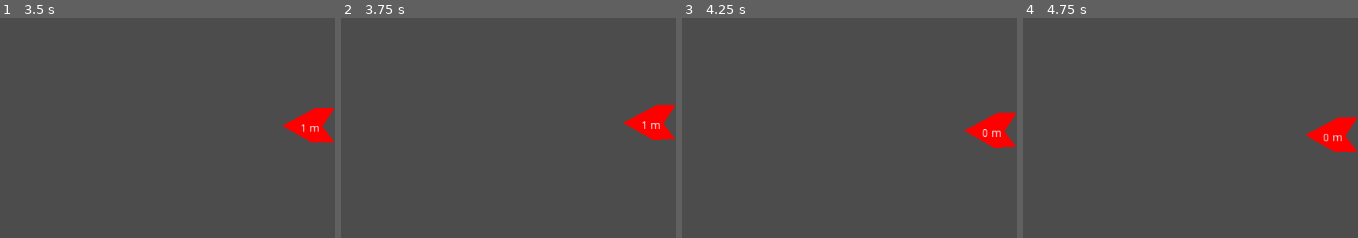
Above: before the commit, frames 1-4 (left to right).
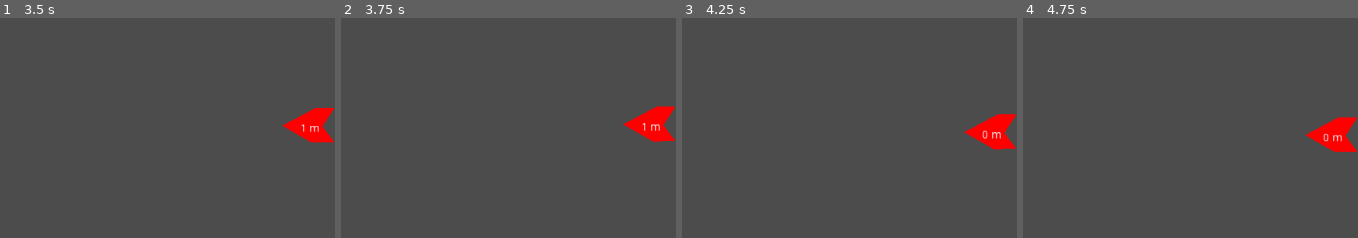
Above: after the commit, the same moments.

Repository: ludum-rlyeh/LD49-Unstable
Game: Godot game, scene res://Scenes/LevelTest.tscn
Two runs of this game, one before a commit and one after it. Both use one fixed random seed, a clock stepped at 60 frames per second and the inputs below. The engine's default icon, where the game draws it, is replaced by a stand-in: a white triangle on a blue panel in a dark square.
Inputs:
- Up to frame 1 (3.5 s): tap Enter (ui_accept) at 0.5, 0.77, 1.52, 3.02 s; hold Right (ui_right) 0.53-1.28 s; hold Shift (ui_shift) 0.53-1.28 s; hold Down (ui_down) 1.28-2.03 s; tap Shift (ui_shift) at 1.35, 2.85 s; hold Shift (ui_shift) 2.03-2.78 s; hold Right (ui_right) from 2.03 s (still down)
- Up to frame 2 (3.75 s): release Right (ui_right) at 3.53 s; hold Left (ui_left) from 3.53 s (still down); hold Shift (ui_shift) from 3.53 s (still down)
- Up to frame 3 (4.25 s): keep holding Left (ui_left); keep holding Shift (ui_shift); tap Enter (ui_accept) at 3.77 s
- Up to frame 4 (4.75 s): keep holding Left (ui_left); release Shift (ui_shift) at 4.28 s; tap Shift (ui_shift) at 4.35 s; tap Enter (ui_accept) at 4.52 s
The pictures show only the part of the screen within x 50-100%, y 49-99%; the shares and areas given below are measured in that part.

Frame 1 is identical in both runs. In frame 2, 0.4% of the frame differs, in the area x 84-100%, y 39-57%; in frame 3, 0.5%, in the area x 84-100%, y 42-60%; in frame 4, nothing differs.

Commit message:
repair physics

Diff:
--- a/Scenes/FallingObjects/lit.tscn
+++ b/Scenes/FallingObjects/lit.tscn
@@ -4,6 +4,7 @@
 
 [node name="FallingObject" instance=ExtResource( 1 )]
 mass = 8.19
+can_sleep = true
 
 [node name="CollisionPolygon2D" parent="." index="0"]
 position = Vector2( -64, 32 )
--- a/Scripts/Player.gd
+++ b/Scripts/Player.gd
@@ -1,22 +1,22 @@
 extends KinematicBody2D
 var x = 0
-var y = 0
+var _speed_scale = 0
 export (Vector2) var speed = Vector2(1, 0)
 
 func _init():
 	set_process(true)
 
-func _process(delta):
+func _physics_process(delta):
 	if Input.is_action_pressed("ui_shift"):
-		y = 0.5
+		_speed_scale = 0.5
 	elif !Input.is_action_pressed("ui_shift"):
-		y = 1
+		_speed_scale = 1
 	if Input.is_action_pressed("ui_right"):
-		x += y * 2
+		x += _speed_scale * 2
 	elif Input.is_action_pressed("ui_left"):
-		x -= y * 2
+		x -= _speed_scale * 2
 	elif (x < 0):
 			x += 1
 	elif (x > 0):
 			x -= 1
-	position += 0.05 * x * speed * delta
+	move_and_collide(0.05 * x * speed * delta)
